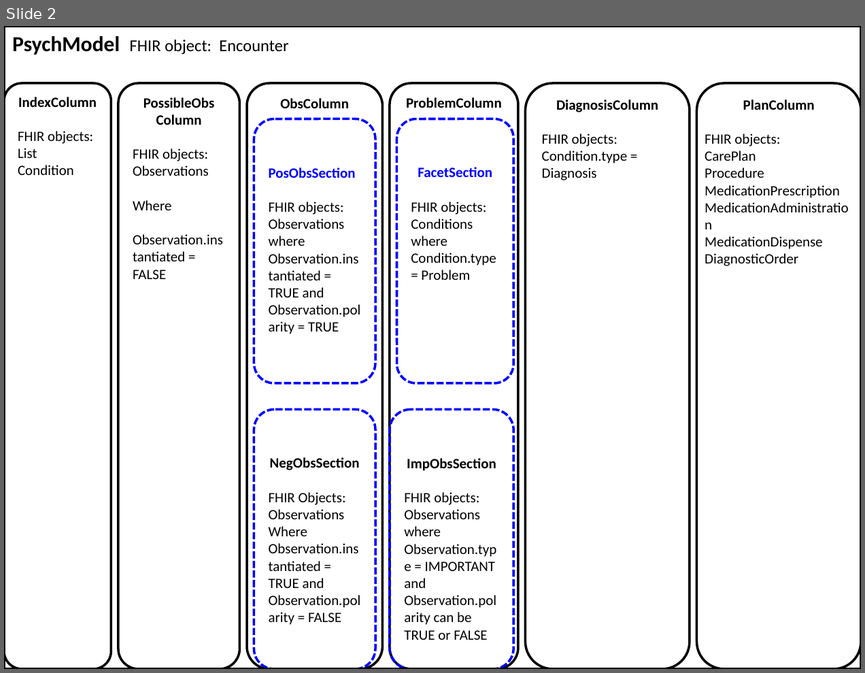
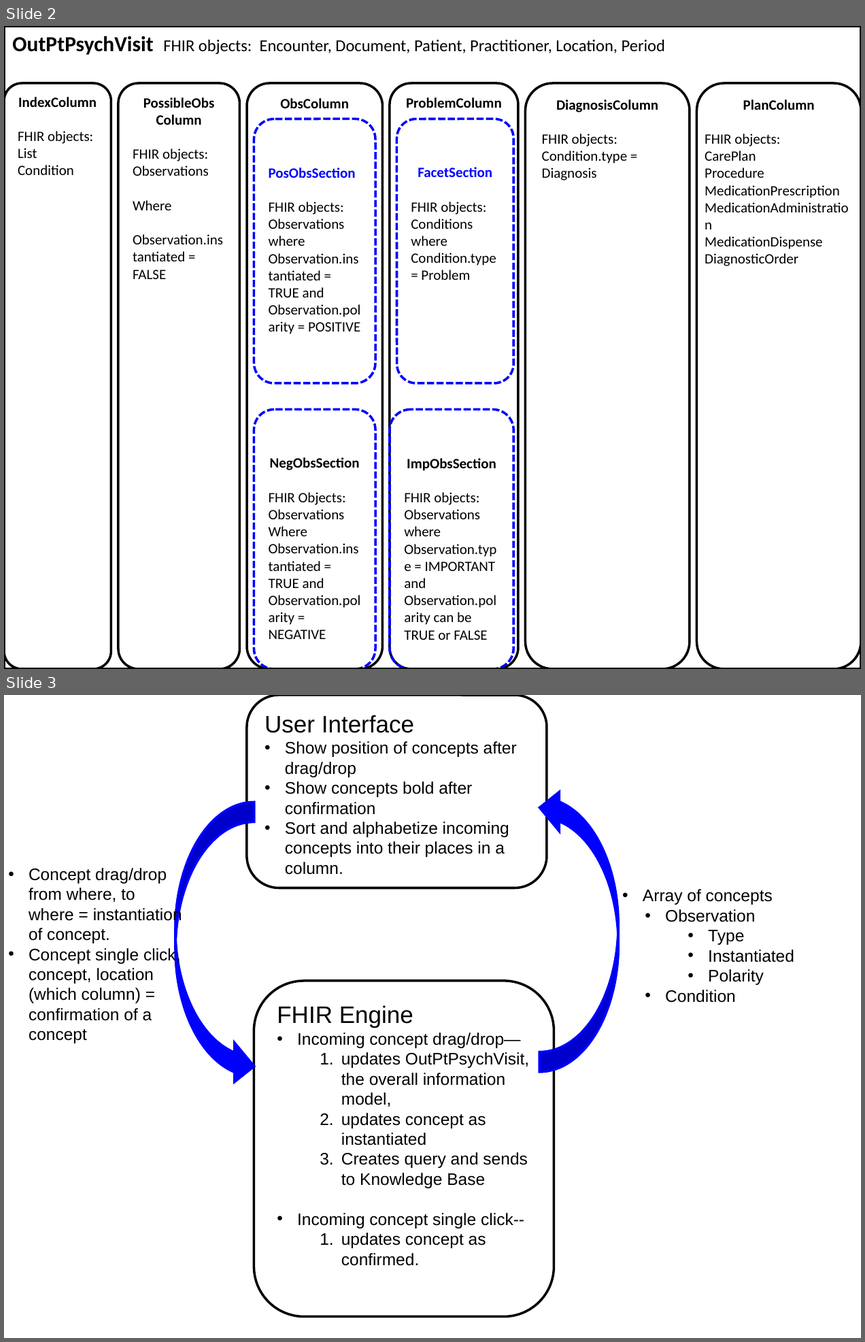
Before and after one commit to gitml/EHR-UI, a slide deck: Information Model Layout.ppt. Shown one above the other, each under a label of ours: slide 2 before the commit, slides 2 and 3 after it. The pictures are 865x673 and 865x1342 pixels, drawn with LibreOffice and Linux fonts; fonts in the diff are those of the drawing. Boxes give left, top, right and bottom in pixels: in the first picture for what was removed or moved away, otherwise in the second. Text is boxed around its words. In the diff, an @@ line names an element or a change of style, - is before the commit and + after.

```diff
--- a/Information Model Layout.ppt
+++ b/Information Model Layout.ppt
@@ slide 3 added at bbox=[4, 695, 861, 1338], background #FFFFFF @@
@@ rounded rectangle added at bbox=[247, 695, 547, 888], outline #000000 2.01 pt, 14 pt, text #000000 @@
+User Interface
+• Show position of concepts after drag/drop
+• Show concepts bold after confirmation
+• Sort and alphabetize incoming concepts into their places in a column.
@@ freeform shape added at bbox=[540, 787, 618, 1071], fill #0000FF, outline #0000FF 2.01 pt @@
@@ freeform shape added at bbox=[175, 802, 254, 1086], fill #0000FF, outline #0000FF 2.01 pt @@
@@ text added at bbox=[28, 868, 182, 1043], 14 pt, text #000000 @@
+• Concept drag/drop from where, to where = instantiation of concept.
+• Concept single click, concept, location (which column) = confirmation of a concept
@@ text added at bbox=[643, 889, 794, 1002], 14 pt, text #000000 @@
+• Array of concepts
+  • Observation
+    • Type
+    • Instantiated
+    • Polarity
+  • Condition
@@ freeform shape added at bbox=[254, 981, 554, 1317], outline #000000 2.01 pt, 14 pt, text #000000 @@
+FHIR Engine
+• Incoming concept drag/drop—
+  1. updates OutPtPsychVisit, the overall information model,
+  2. updates concept as instantiated
+  3. Creates query and sends to Knowledge Base
+• Incoming concept single click--
+  1. updates concept as confirmed.
@@ slide 2 changed as well @@
@@ text in rectangle at bbox=[12, 36, 665, 55]: text changed @@
-PsychModel FHIR object: Encounter
+OutPtPsychVisit FHIR objects: Encounter, Document, Patient, Practitioner, Location, Period
@@ text in freeform shape at bbox=[269, 253, 361, 331]: text changed @@
-Observation.instantiated = TRUE and Observation.polarity = TRUE
+Observation.instantiated = TRUE and Observation.polarity = POSITIVE
@@ text in freeform shape at bbox=[269, 543, 361, 639]: text changed @@
-Observation.instantiated = TRUE and Observation.polarity = FALSE
+Observation.instantiated = TRUE and Observation.polarity = NEGATIVE
```
Also in this commit, not shown: 1 other slide changed, 2 other slides added, 5 other files.
